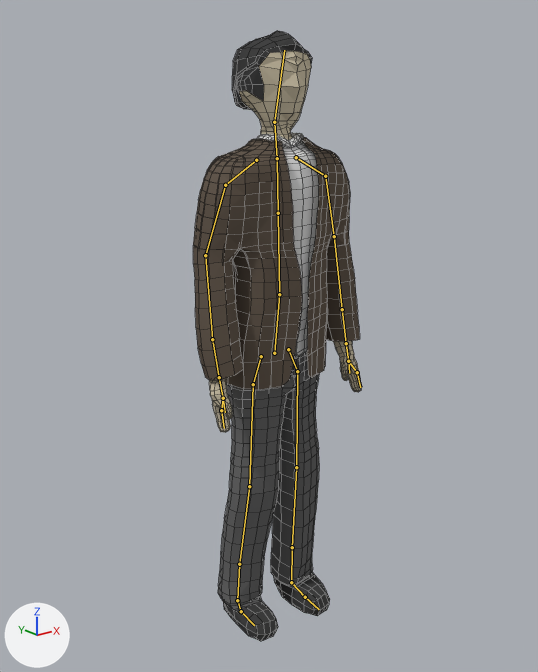
One commit to the Blender file FBLA Simulation and Programming 2018-2019/Assets/Materials/player/player4.blend: the scene before it, then after it.
Both versions are drawn from a 50 mm lens placed at (-7.32, -9.0, 3.4), pointed at (0.01, 0.16, -0.26). Every picture has the same lights, and +X, +Y and +Z are marked at lower left. Both versions are drawn at frame 239 of the action 'Idle'; the numbers are the values there. The bones that bend it are drawn over the model as lines. Mesh edges are drawn as thin lines.
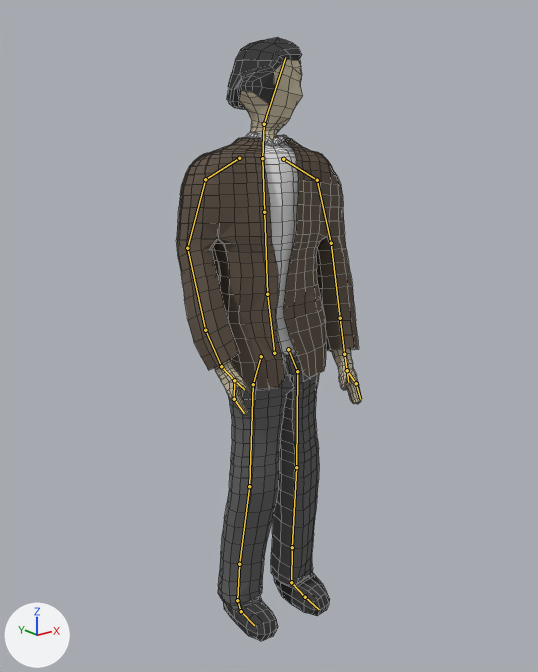
Pixel boxes [x1, y1, x2, y2] of what changed, in the pictures (538 x 672 px):
'Cube.001', posed: before [209, 31, 362, 641]; after [212, 37, 361, 641]
'Cube', posed (10% wider): before [193, 137, 360, 390]; after [176, 137, 359, 389]
bone 'Base', root to tip: before (274, 353) to (279, 294); after (274, 353) to (267, 294)
bone 'chest', root to tip: before (279, 294) to (278, 213); after (267, 294) to (264, 212)
bone 'ChestUpper', root to tip: before (278, 213) to (277, 158); after (264, 212) to (262, 158)
bone 'ChestUpper.010', root to tip: before (225, 185) to (205, 255); after (205, 179) to (187, 248)
bone 'ChestUpper.011', root to tip: before (205, 255) to (212, 339); after (187, 248) to (205, 330)
bone 'ChestUpper.012', root to tip: before (212, 339) to (219, 377); after (205, 330) to (221, 366)
bone 'ChestUpper.013', root to tip: before (219, 377) to (223, 398); after (221, 366) to (234, 380)
bone 'ChestUpper.019', root to tip: before (334, 236) to (342, 309); after (331, 243) to (340, 318)
bone 'ChestUpper.001', root to tip: before (277, 158) to (274, 122); after (262, 158) to (264, 124)
bone 'ChestUpper.002', root to tip: before (274, 122) to (284, 50); after (264, 124) to (285, 57)

What the commit changed:
Bone 'Base' (bone_base) turns from (5, 0, -1) to (-6, -35, 8) degrees about its own x, y and z.
Bone 'chest' (bone_chest) turns from (-6, 0, 2) to (-5, 25, -7) degrees about its own x, y and z.
Bone 'ChestUpper' (bone_chestupper) turns from (0, 0, 0) to (-4, -1, -2) degrees about its own x, y and z.
Bone 'ChestUpper.010' (bone_chestupper_010) turns from (-1, -5, 6) to (0, -5, 3) degrees about its own x, y and z.
Bone 'ChestUpper.011' (bone_chestupper_011) turns from (0, 2, -17) to (8, 4, -19) degrees about its own x, y and z.
Bone 'ChestUpper.012' (bone_chestupper_012) turns from (-1, -1, -3) to (-7, 1, -3) degrees about its own x, y and z.
Bone 'ChestUpper.013' (bone_chestupper_013) turns from (-73, 115, -58) to (4, 37, 30) degrees about its own x, y and z.
Bone 'ChestUpper.019' (bone_chestupper_019) turns from (2, -3, -11) to (2, -15, -10) degrees about its own x, y and z.
Bone 'ChestUpper.001' (bone_chestupper_001) turns from (0, 0, 0) to (3, 3, -5) degrees about its own x, y and z.
Bone 'ChestUpper.002' (bone_chestupper_002) turns from (4, 0, 0) to (13, 41, 3) degrees about its own x, y and z.
